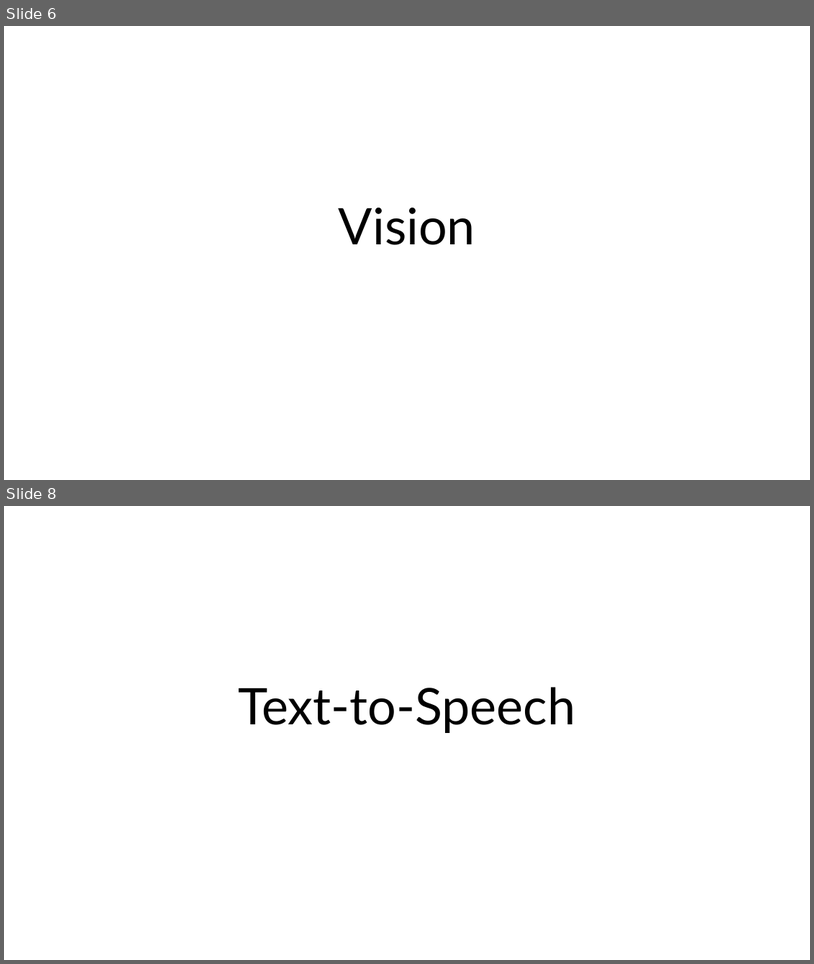
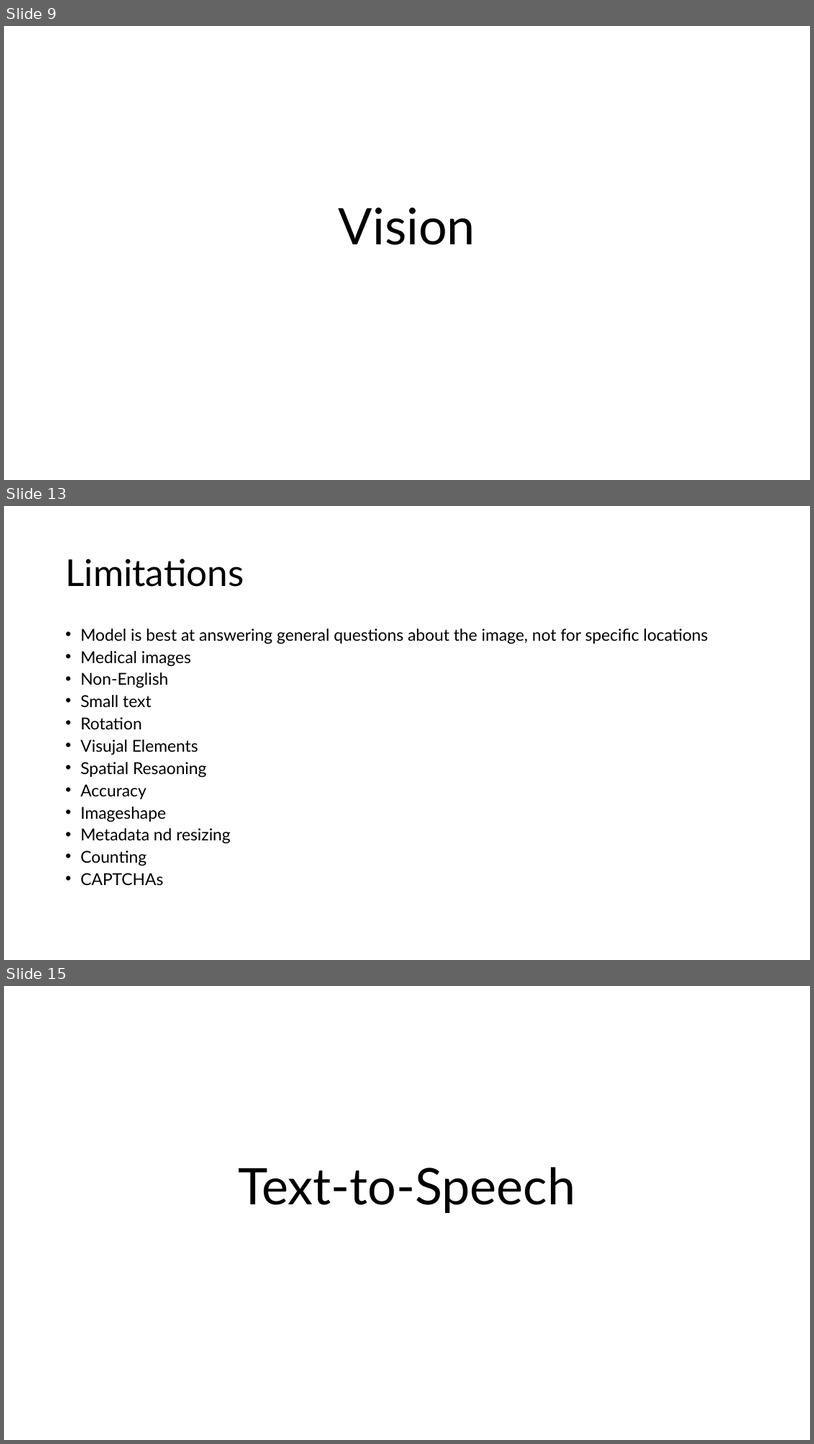
Before and after one commit to sammmmmmiller/CS584, a slide deck: cs584present.pptx. Shown one above the other, each under a label of ours: slides 6 and 8 before the commit, slides 9, 13 and 15 after it; the slides between them are not shown. The pictures are 814x964 and 814x1444 pixels, drawn with LibreOffice and Linux fonts; fonts in the diff are those of the drawing. Boxes give left, top, right and bottom in pixels: in the first picture for what was removed or moved away, otherwise in the second. Text is boxed around its words. In the diff, an @@ line names an element or a change of style, - is before the commit and + after.

```diff
--- a/cs584present.pptx
+++ b/cs584present.pptx
@@ slide 13 added at (4, 506, 810, 960), background #FFFFFF @@
@@ title added at (65, 559, 244, 587), 44 pt, text #000000 @@
+Limitations
@@ text added at (80, 628, 708, 885), 19.6 pt, text #000000 @@
+• Model is best at answering general questions about the image, not for specific locations
+• Medical images
+• Non-English
+• Small text
+• Rotation
+• Visujal Elements
+• Spatial Resaoning
+• Accuracy
+• Imageshape
+• Metadata nd resizing
+• Counting
+• CAPTCHAs
@@ what was slide 6 is now slide 9 @@
@@ what was slide 8 is now slide 15 @@
```
Also in this commit, not shown: 4 slides changed, 14 other slides added, 4 slides removed, 2 other files.
